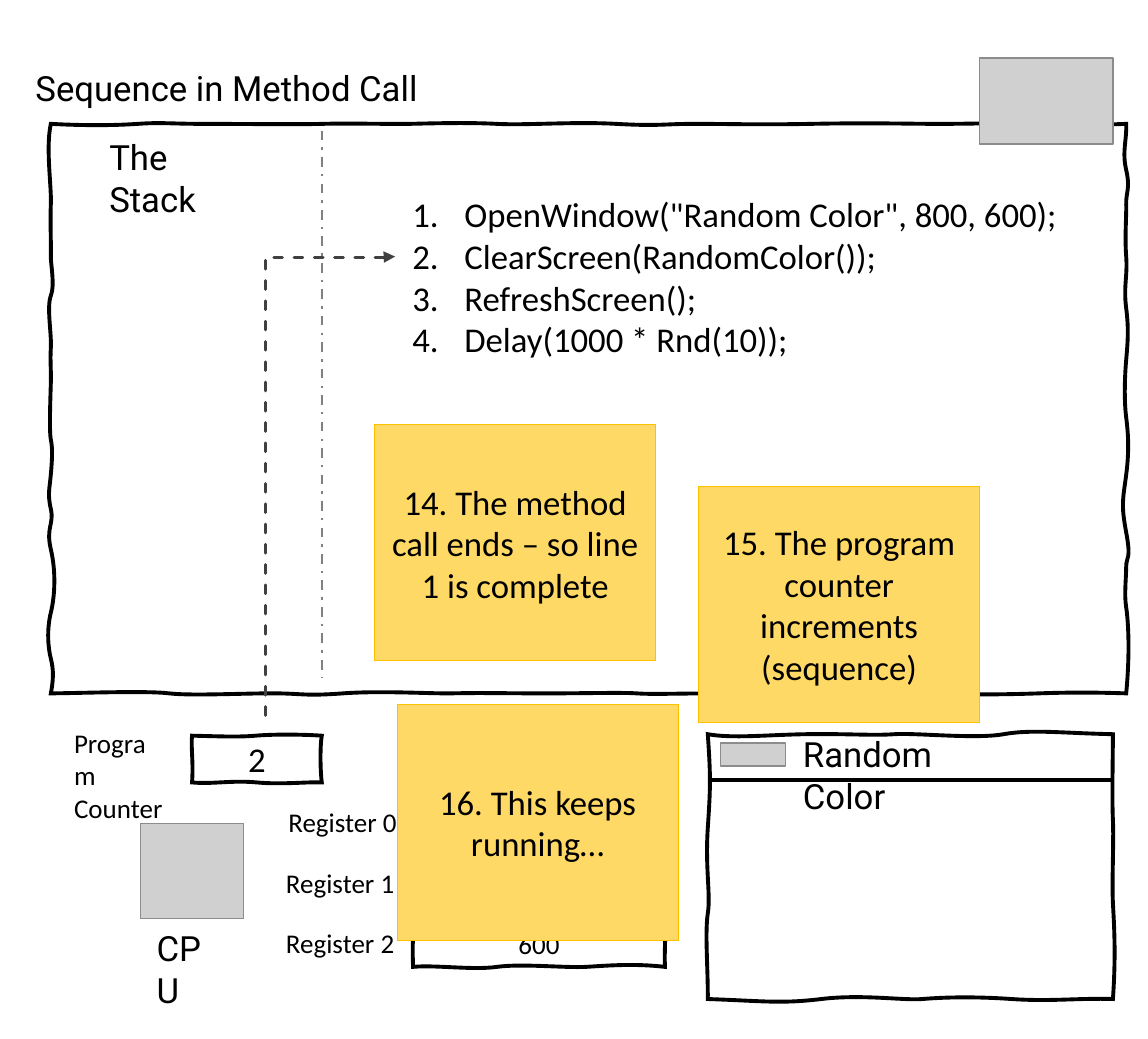
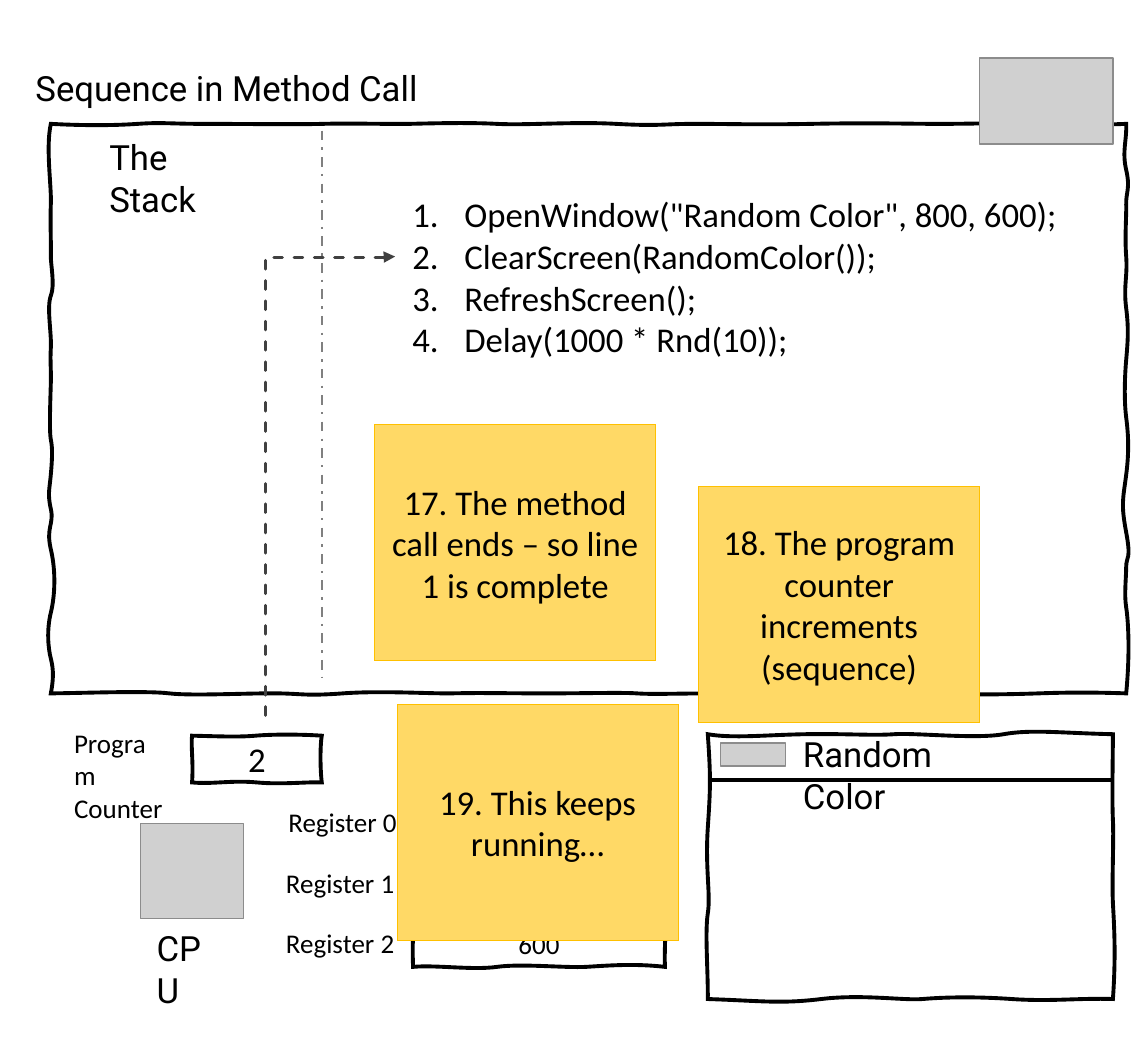
Before and after one commit to splashkit/the-programmers-field-guide, a slide deck: slide 9 of resources/ppt-slides/sequence-data-method-call.pptx. Drawn at 1148x1039 pixels with LibreOffice and Linux fonts; fonts in the diff are those of the drawing; grey boxes stand for pictures; background and template pictures are left out. Boxes give left, top, right and bottom in pixels: in the first picture for what was removed or moved away, otherwise in the second. Text is boxed around its words. In the diff, an @@ line names an element or a change of style, - is before the commit and + after.

Commit message:
add up code with method calls

```diff
--- a/resources/ppt-slides/sequence-data-method-call.pptx
+++ b/resources/ppt-slides/sequence-data-method-call.pptx
@@ text in rectangle at box(392, 491, 638, 604): text changed @@
-14. The method call ends – so line 1 is complete
+17. The method call ends – so line 1 is complete
@@ text in rectangle at box(723, 531, 955, 686): text changed @@
-15. The program counter increments (sequence)
+18. The program counter increments (sequence)
@@ text in rectangle at box(439, 791, 636, 862): text changed @@
-16. This keeps running…
+19. This keeps running…
```
Also in this commit, not shown: 7 other slides changed, 15 other files.
